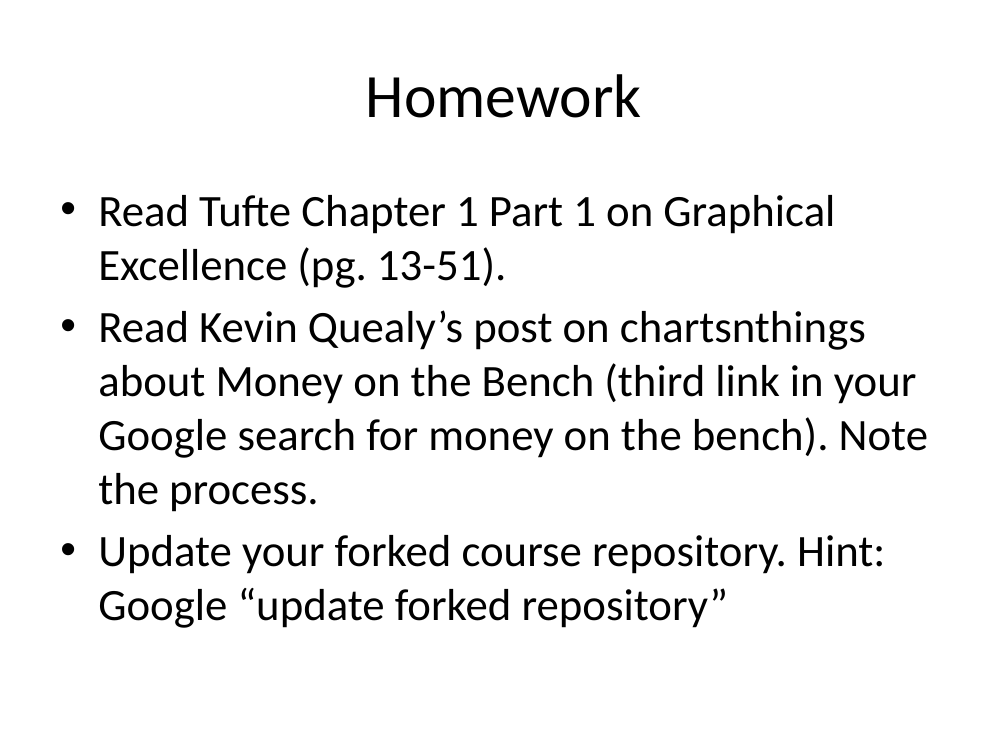
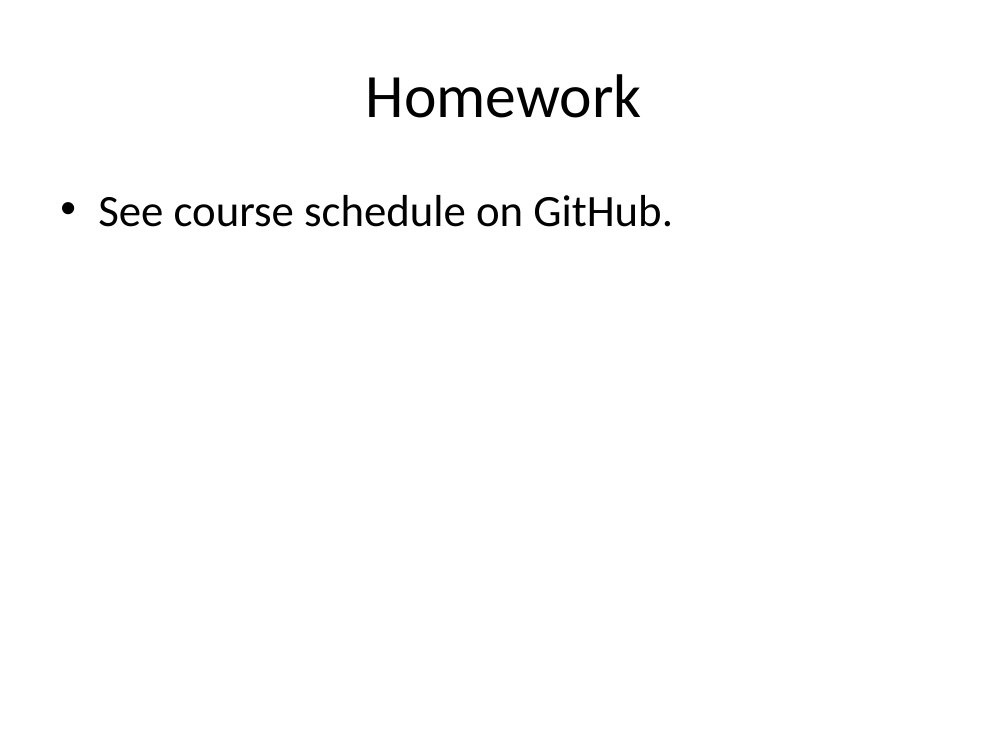
Before and after one commit to mattwaite/JOUR491-Data-Visualization, a slide deck: slide 12 of Lectures/Class2_WhatIsDataViz.pptx (slide 11 before the commit). Drawn at 1008x756 pixels with LibreOffice and Linux fonts; fonts in the diff are those of the drawing. Boxes give left, top, right and bottom in pixels: in the first picture for what was removed or moved away, otherwise in the second. Text is boxed around its words. In the diff, an @@ line names an element or a change of style, - is before the commit and + after.

Commit message:
Updating lectures

```diff
--- a/Lectures/Class2_WhatIsDataViz.pptx
+++ b/Lectures/Class2_WhatIsDataViz.pptx
@@ text at (x1=98, y1=195, x2=673, y2=227): text changed @@
-• Read Tufte Chapter 1 Part 1 on Graphical Excellence (pg. 13-51).
-• Read Kevin Quealy’s post on chartsnthings about Money on the Bench (third link in your Google search for money on the bench). Note the process.
-• Update your forked course repository. Hint: Google “update forked repository”
+• See course schedule on GitHub.
```
Also in this commit, not shown: 1 slide added, 3 other files.
